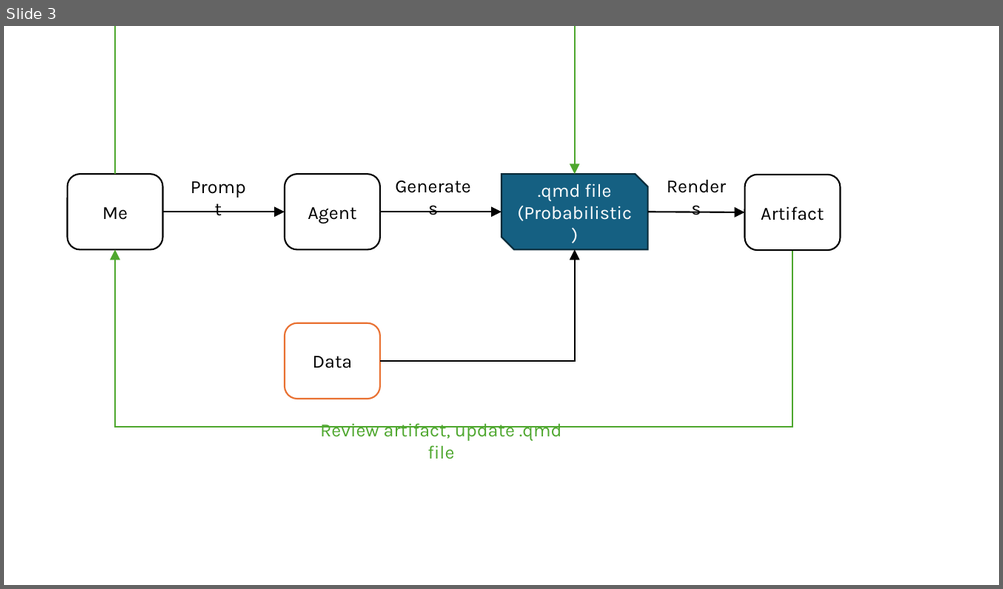
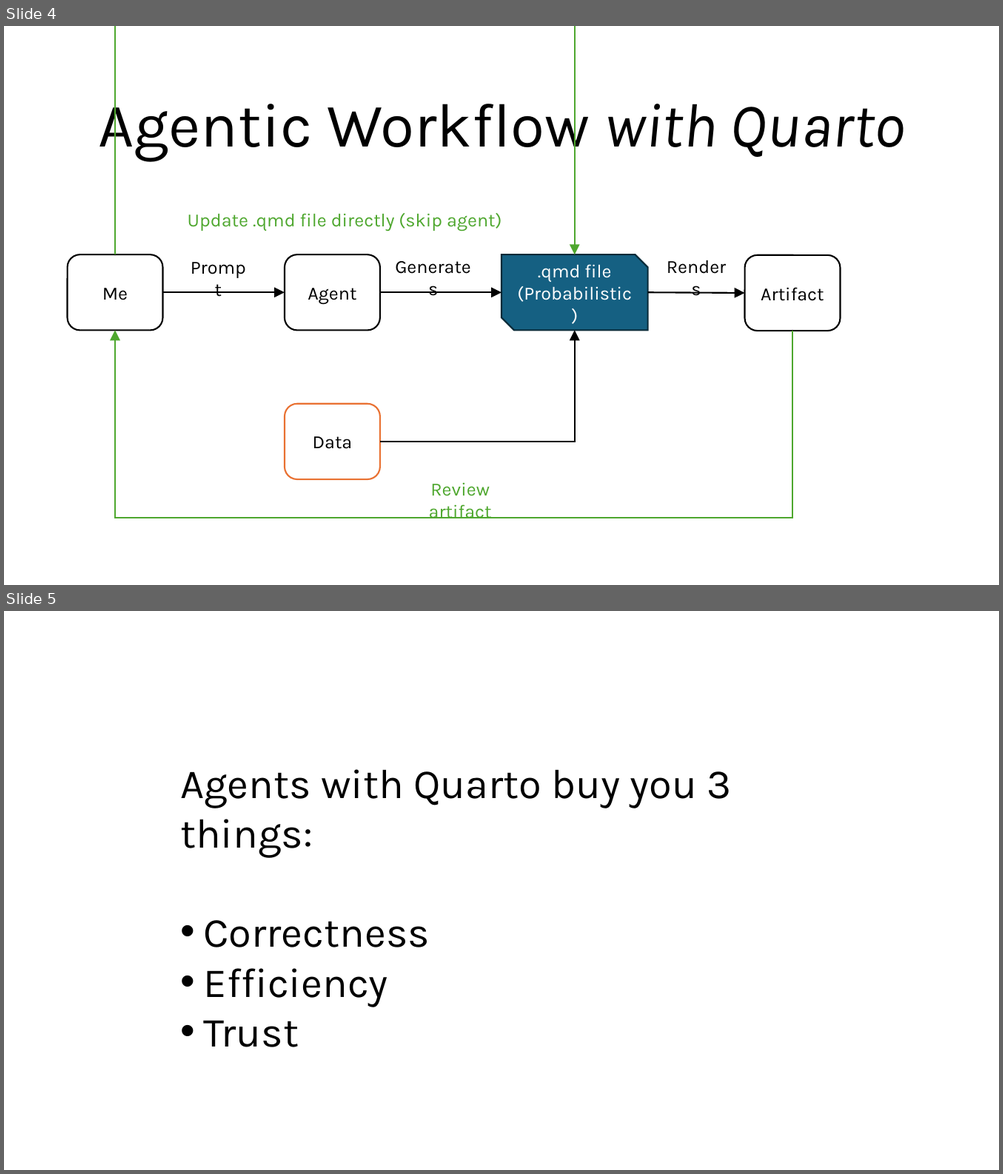
Before and after one commit to jhelvy/2026-posit-conf-quarto, a slide deck: images/entanglement-diagram/entanglement.pptx. Shown one above the other, each under a label of ours: slide 3 before the commit, slides 4 and 5 after it. The pictures are 1003x589 and 1003x1174 pixels, drawn with LibreOffice and Linux fonts; fonts in the diff are those of the drawing. Boxes give left, top, right and bottom in pixels: in the first picture for what was removed or moved away, otherwise in the second. Text is boxed around its words. In the diff, an @@ line names an element or a change of style, - is before the commit and + after.

```diff
--- a/images/entanglement-diagram/entanglement.pptx
+++ b/images/entanglement-diagram/entanglement.pptx
@@ slide 5 added at bbox=[4, 611, 999, 1170], background #FFFFFF @@
@@ text added at bbox=[180, 769, 731, 1007], 40 pt, text #000000 @@
+Agents with Quarto buy you 3 things:
+• Correctness
+• Efficiency
+• Trust
@@ what was slide 3 is now slide 4 @@
@@ slide 4 changed as well @@
@@ text added at bbox=[98, 90, 905, 161], 60 pt, text #000000 @@
+Agentic Workflow with Quarto
@@ text added at bbox=[188, 213, 502, 231], 18 pt, text #4EA72E @@
+Update .qmd file directly (skip agent)
@@ 4 rounded rectangles, 3 texts, 3 arrows, 2 elbow arrows, 1 snip diag rect: place and size @@
-4 rounded rectangles, 3 texts, 3 arrows, 2 elbow arrows, 1 snip diag rect at bbox=[68, 156, 840, 399]
+4 rounded rectangles, 3 texts, 3 arrows, 2 elbow arrows, 1 snip diag rect at bbox=[68, 236, 840, 480]
@@ elbow arrow moved from (793, 250) - (115, 249) to (793, 331) - (115, 330) @@
@@ text at bbox=[429, 483, 492, 519]: text changed @@
-Review artifact, update .qmd file
+Review artifact
```
Also in this commit, not shown: 2 other slides changed, 4 other slides added.
